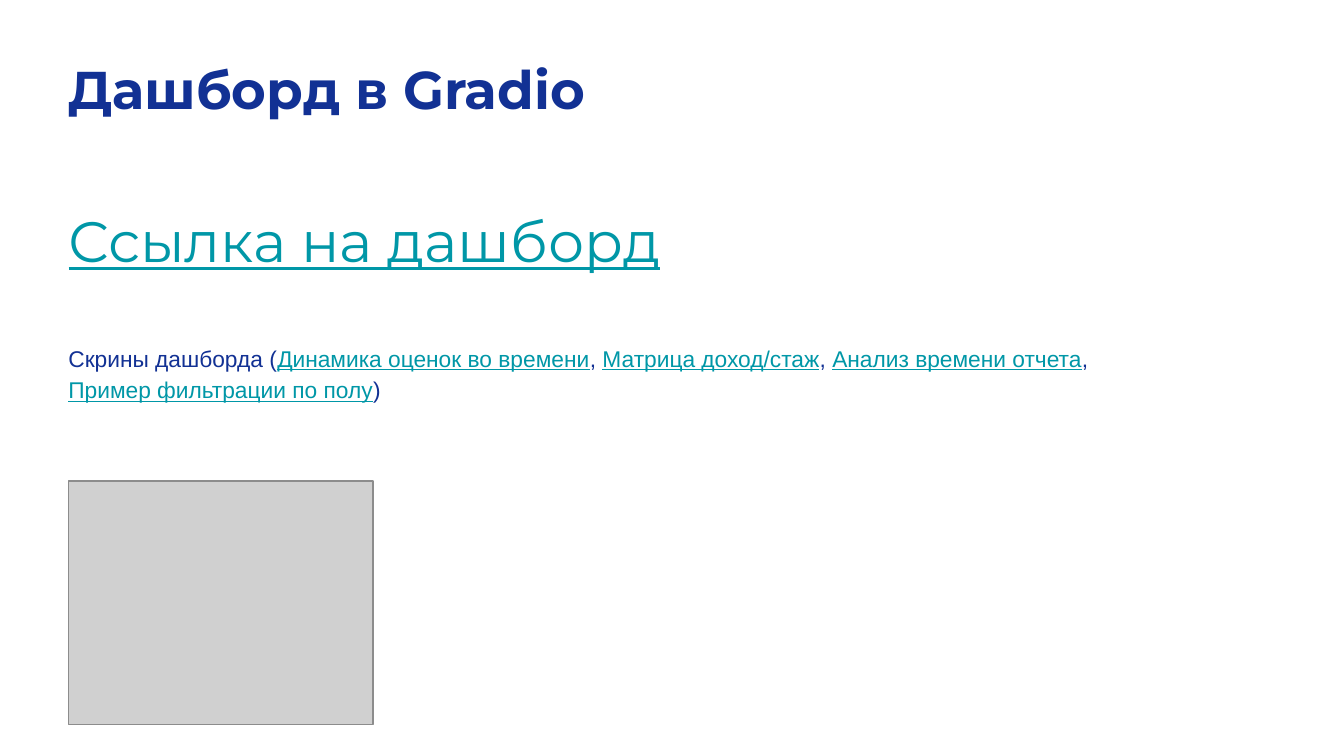
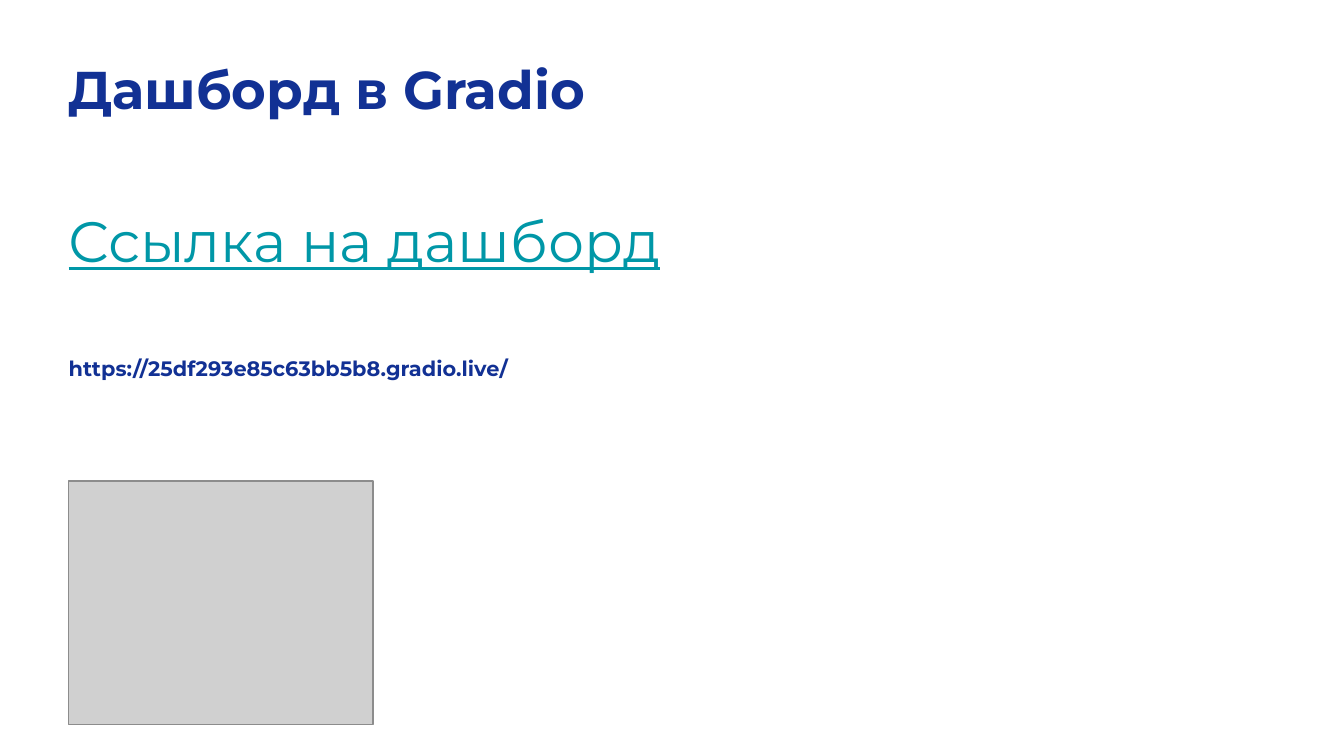
Before and after one commit to katePPkate/Project_Practicum_2025, a slide deck: slide 10 of Checkpoint3_team 20_Ваганов_Валова_Волык.pptx. Drawn at 1344x753 pixels with LibreOffice and Linux fonts; fonts in the diff are those of the drawing; grey boxes stand for pictures. Boxes give left, top, right and bottom in pixels: in the first picture for what was removed or moved away, otherwise in the second. Text is boxed around its words. In the diff, an @@ line names an element or a change of style, - is before the commit and + after.

```diff
--- a/Checkpoint3_team 20_Ваганов_Валова_Волык.pptx
+++ b/Checkpoint3_team 20_Ваганов_Валова_Волык.pptx
@@ text at box(69, 358, 508, 381): text changed; size 12 to 11 pt; font Arial to Montserrat; text colour #0097A7 to #123194; bold on @@
-  Скрины дашборда (Динамика оценок во времени, Матрица доход/стаж, Анализ времени отчета, Пример фильтрации по полу)
+https://25df293e85c63bb5b8.gradio.live/
```
Also in this commit, not shown: 4 slides removed, 1 other file.
